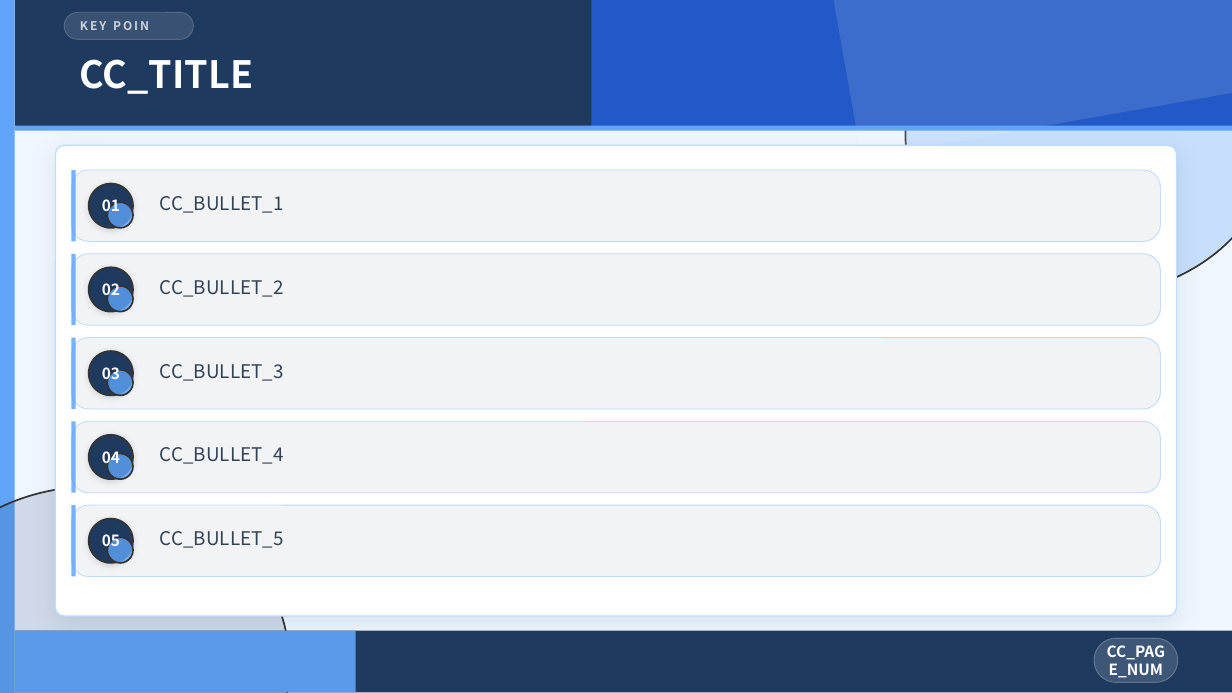
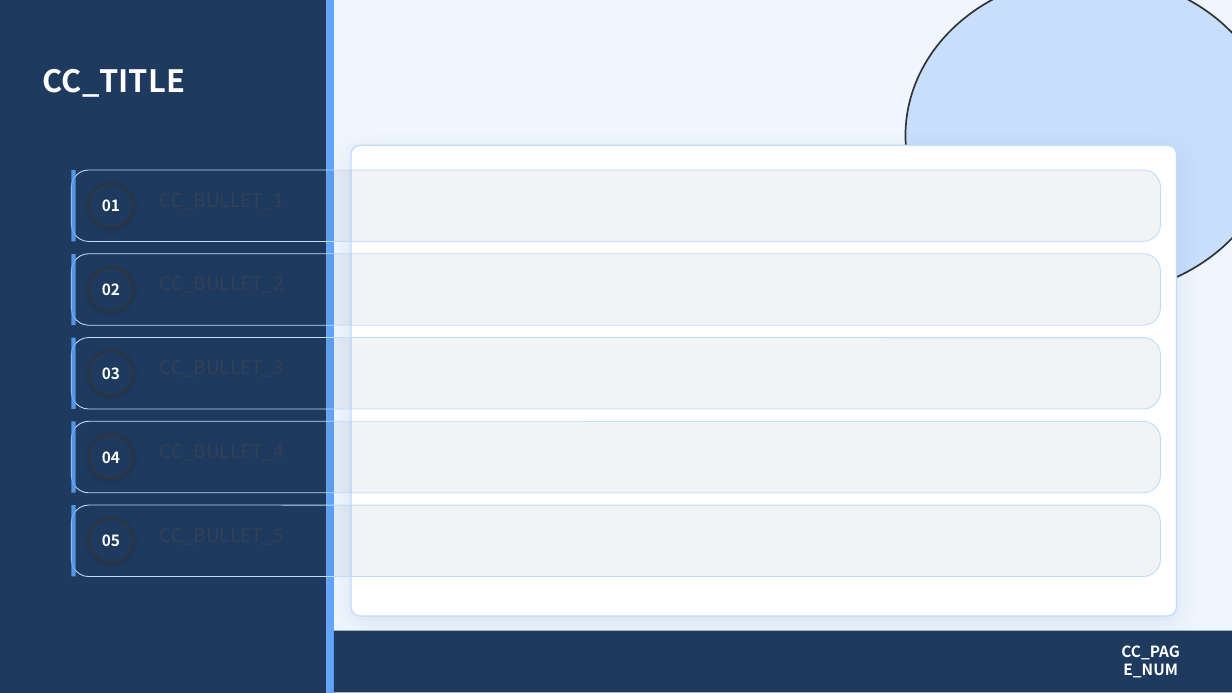
Before and after one commit to holyaugust/chartcraft, a slide deck: slide 5 of public/ppt-beautify/full/blue-business.pptx. Drawn at 1232x693 pixels with LibreOffice and Linux fonts; fonts in the diff are those of the drawing. Boxes give left, top, right and bottom in pixels: in the first picture for what was removed or moved away, otherwise in the second. Text is boxed around its words. In the diff, an @@ line names an element or a change of style, - is before the commit and + after.

```diff
--- a/public/ppt-beautify/full/blue-business.pptx
+++ b/public/ppt-beautify/full/blue-business.pptx
@@ rectangle added at [0, 0, 326, 692], fill #1E3A5F @@
@@ rectangle removed at [15, 0, 1232, 129] @@
@@ rounded rectangle removed at [64, 12, 193, 39] @@
@@ text removed at [80, 21, 168, 30] @@
-KEY POINTS
@@ rectangle: place and size @@
-rectangle at [0, 0, 15, 692]
+rectangle at [326, 0, 334, 692]
@@ rectangle removed at [591, 0, 1232, 129] @@
@@ rectangle removed at [833, 0, 1232, 158] @@
@@ text "CC_TITLE": place and size @@
-text "CC_TITLE" at [80, 59, 253, 94]
+text "CC_TITLE" at [43, 69, 185, 97]
@@ text "CC_TITLE" at [43, 69, 185, 97]: size 22 to 18 pt @@
@@ rectangle removed at [15, 126, 1232, 131] @@
@@ rounded rectangle: place and size @@
-rounded rectangle at [55, 145, 1177, 616]
+rounded rectangle at [351, 145, 1177, 616]
@@ rounded rectangle removed at [107, 202, 133, 228] @@
@@ text removed at [160, 196, 284, 213] @@
-CC_BULLET_1
@@ rounded rectangle removed at [107, 286, 133, 312] @@
@@ text removed at [160, 280, 284, 297] @@
-CC_BULLET_2
@@ rounded rectangle removed at [107, 370, 133, 395] @@
@@ text removed at [160, 364, 284, 381] @@
-CC_BULLET_3
@@ text removed at [160, 447, 284, 464] @@
-CC_BULLET_4
@@ rounded rectangle removed at [107, 453, 133, 479] @@
@@ rounded rectangle removed at [107, 537, 133, 563] @@
@@ text removed at [160, 531, 284, 548] @@
-CC_BULLET_5
@@ rectangle removed at [15, 631, 356, 692] @@
@@ rectangle: place and size @@
-rectangle at [15, 631, 1232, 692]
+rectangle at [334, 631, 1232, 692]
@@ rounded rectangle removed at [1094, 638, 1178, 683] @@
@@ text "CC_PAGE_NUM": place and size @@
-text "CC_PAGE_NUM" at [1107, 645, 1166, 678]
+text "CC_PAGE_NUM" at [1121, 645, 1180, 678]
```
Also in this commit, not shown: 9 other slides changed, 52 other files.
